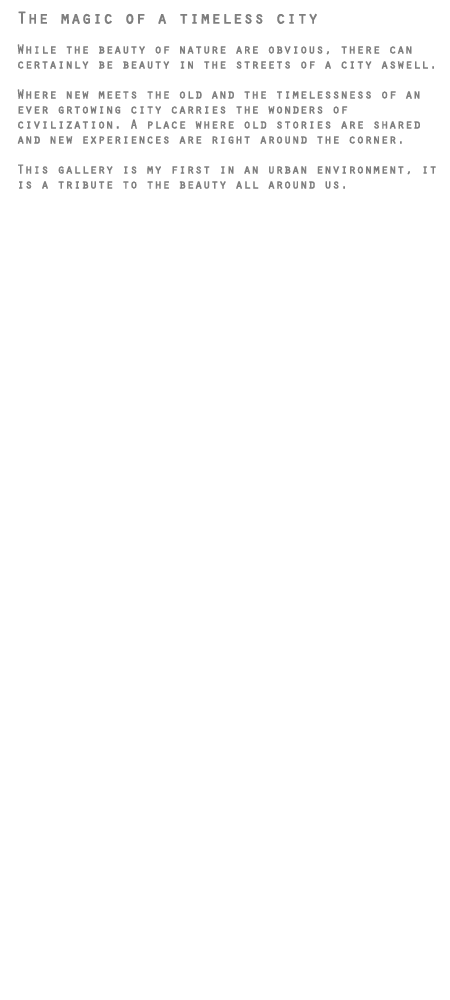
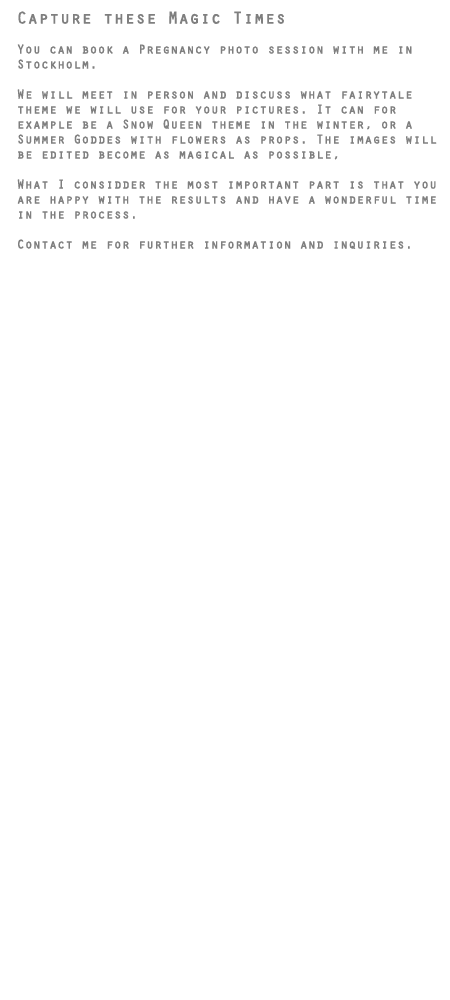
Before/after of a 450 × 1000 layered artwork. What changed in the layer stack:
renamed "The magic of a timeless city While the beauty of nature are ob" to "Capture these Magic Times You can book a Pregnancy photo sessi", painted on it over [17, 11, 437, 249]
